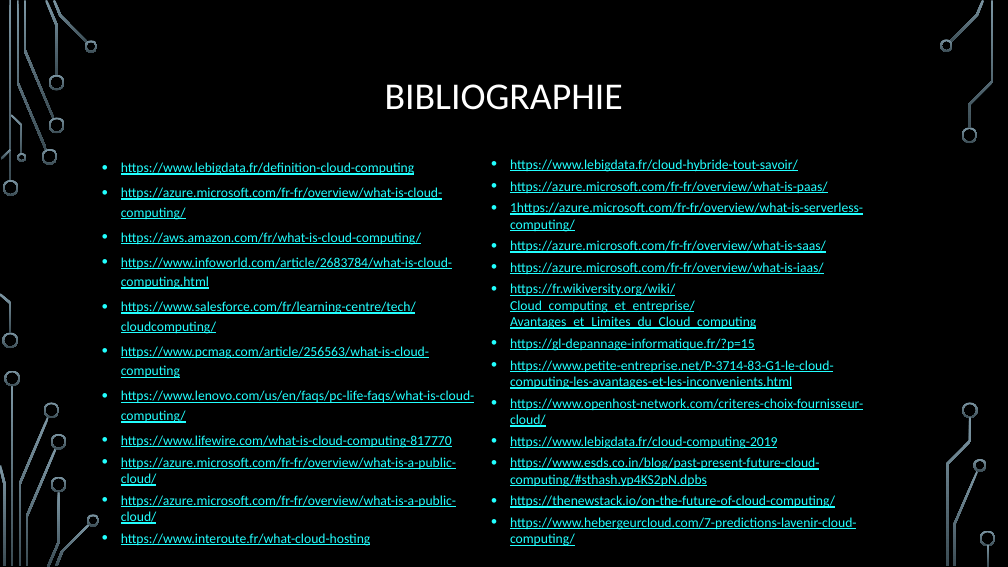
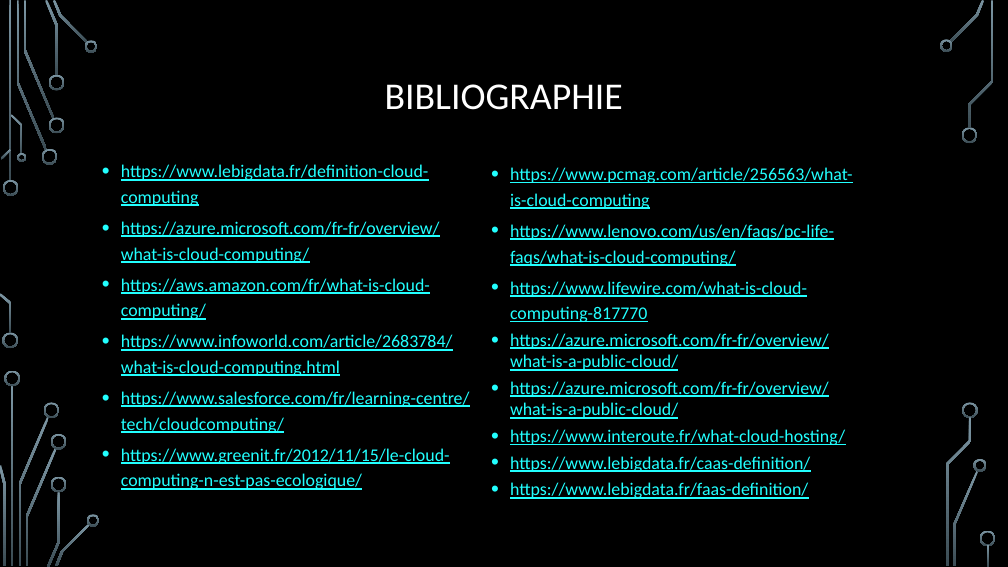
Before and after one commit to CorleoneDany/Cloud-Computing, a slide deck: slide 31 of Cloud Computing - F.pptx (slide 26 before the commit). Drawn at 1008x567 pixels with LibreOffice and Linux fonts; fonts in the diff are those of the drawing; background and template pictures are left out. Boxes give left, top, right and bottom in pixels: in the first picture for what was removed or moved away, otherwise in the second. Text is boxed around its words. In the diff, an @@ line names an element or a change of style, - is before the commit and + after.

```diff
--- a/Cloud Computing - F.pptx
+++ b/Cloud Computing - F.pptx
@@ text at [121,164,470,433]: size 13 to 17 pt in "https://www.lebigdata.fr/definition-cloud-computing", "https://azure.microsoft.com/fr-fr/overview/what-is-cloud-com ...", "https://aws.amazon.com/fr/what-is-cloud-computing/", "https://www.infoworld.com/article/2683784/what-is-cloud-comp ..." and 1 more places @@
@@ text at [510,167,853,499]: text changed; size 13 to 17 pt @@
-• https://www.lebigdata.fr/cloud-hybride-tout-savoir/
-• https://azure.microsoft.com/fr-fr/overview/what-is-paas/
-• 1https://azure.microsoft.com/fr-fr/overview/what-is-serverless-computing/
-• https://azure.microsoft.com/fr-fr/overview/what-is-saas/
-• https://azure.microsoft.com/fr-fr/overview/what-is-iaas/
-• https://fr.wikiversity.org/wiki/Cloud_computing_et_entreprise/Avantages_et_Limites_du_Cloud_computing
-• https://gl-depannage-informatique.fr/?p=15
-• https://www.petite-entreprise.net/P-3714-83-G1-le-cloud-computing-les-avantages-et-les-inconvenients.html
-• https://www.openhost-network.com/criteres-choix-fournisseur-cloud/
-• https://www.lebigdata.fr/cloud-computing-2019
-• https://www.esds.co.in/blog/past-present-future-cloud-computing/#sthash.yp4KS2pN.dpbs
-• https://thenewstack.io/on-the-future-of-cloud-computing/
-• https://www.hebergeurcloud.com/7-predictions-lavenir-cloud-computing/
+• https://www.pcmag.com/article/256563/what-is-cloud-computing
+• https://www.lenovo.com/us/en/faqs/pc-life-faqs/what-is-cloud-computing/
+• https://www.lifewire.com/what-is-cloud-computing-817770
+• https://azure.microsoft.com/fr-fr/overview/what-is-a-public-cloud/
+• https://azure.microsoft.com/fr-fr/overview/what-is-a-public-cloud/
+• https://www.interoute.fr/what-cloud-hosting/
+• https://www.lebigdata.fr/caas-definition/
+• https://www.lebigdata.fr/faas-definition/
@@ text at [121,448,450,490]: text changed; size 13 to 17 pt @@
-• https://www.pcmag.com/article/256563/what-is-cloud-computing
-• https://www.lenovo.com/us/en/faqs/pc-life-faqs/what-is-cloud-computing/
-• https://www.lifewire.com/what-is-cloud-computing-817770
-• https://azure.microsoft.com/fr-fr/overview/what-is-a-public-cloud/
-• https://azure.microsoft.com/fr-fr/overview/what-is-a-public-cloud/
-• https://www.interoute.fr/what-cloud-hosting
+• https://www.greenit.fr/2012/11/15/le-cloud-computing-n-est-pas-ecologique/
```
Also in this commit, not shown: 20 other slides changed, 7 slides added, 2 slides removed.
